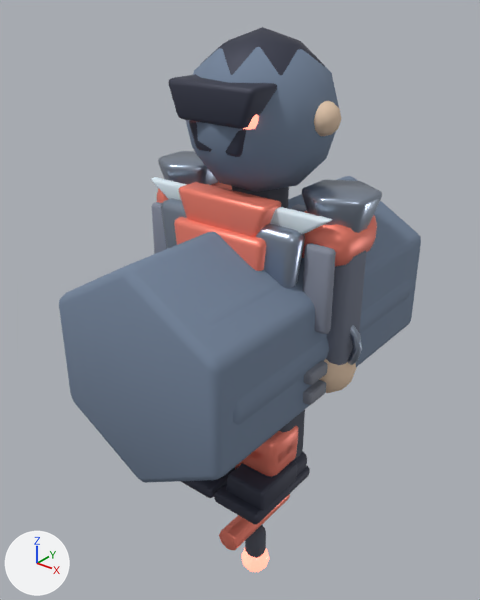
Before and after pictures for a commit that changed the glTF model public/assets/models/characters/assault.glb.
Before and after are seen from a 50 mm lens placed at (1.55, -2.07, 2.15), pointed at (-0.12, 0.03, 0.85). The lights are fixed; the arrows at lower left show +X, +Y and +Z. The older version comes first. Where no turn or scale is listed for an object, it has been applied to the vertices.

The older version as bpy lines, for what is in view:
```python
me_cube_253 = bpy.data.meshes.new('Cube.253')
me_cube_253.from_pydata(...)  # 56 vertices, 108 faces; spans x -0.06..0.06, y -0.023..0.023, z -0.17..0.17
me_cube_253.materials.append(mat_mat_assault_clothlight)  # grey #868c9c
me_helmetbrowmesh_007 = bpy.data.meshes.new('helmetBrowMesh.007')
me_helmetbrowmesh_007.from_pydata(...)  # 56 vertices, 108 faces; spans x -0.193..0.193, y -0.11..0.11, z 1.69..1.83
me_helmetbrowmesh_007.materials.append(mat_mat_assault_dark)  # greyish blue #3c3f50
me_icosphere_112 = bpy.data.meshes.new('Icosphere.112')
me_icosphere_112.from_pydata(...)  # an icosphere of 80 faces spanning x -0.285..0.285, y -0.3..0.3, z -0.3..0.3
me_icosphere_112.materials.append(mat_mat_lodproxy)  # greyish blue #76869e
ob_armpanel_r = bpy.data.objects.new('armPanel.R', me_cube_253)
ob_armpanel_r.location = (0.39, -0.16, 1.12)
ob_helmetbrow = bpy.data.objects.new('helmetBrow', me_helmetbrowmesh_007)
ob_helmetbrow.location = (0.0, -0.2, 0.0)
ob_lod2_proxy_head = bpy.data.objects.new('LOD2_PROXY_head', me_icosphere_112)
ob_lod2_proxy_head.location = (0.0, 0.0, 1.68)
# also in view: 'glove.R' at (0.38, -0.02, 0.72); 'allyShoulderTrim' at (0.0, -0.17, 1.36); 'shoulderCap.-1' at (-0.37, 0.0, 1.37); 'collarFront' at (0.0, -0.2, 1.31); 'arm.R' at (0.38, 0.0, 1.02)
```
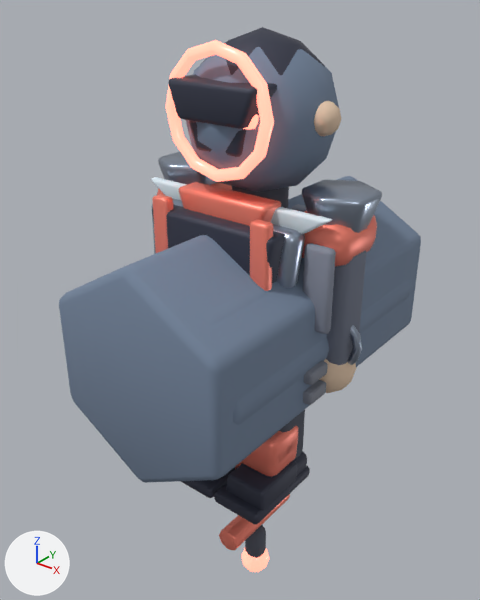
Changed parts and their boxes [x1, y1, x2, y2] in the pictures (480 x 600 px):
'assaultVisorRing', added: after [165, 40, 274, 182]
'assaultChestRig', added: after [152, 204, 285, 283]
'assaultHarnessR', added (red): after [250, 219, 273, 291]
'assaultHarness', added (red): after [152, 194, 173, 253]
'torsoFrontShell', unchanged, covered by the edit: before [174, 217, 266, 271]

The edits, one by one:
Mesh me_torus_036 is new.
It is a torus around y (ring radius 0.22, tube radius 0.023) spanning x -0.243..0.243, y -0.022..0.022, z -0.243..0.243.
It uses material mat_mat_assault_glow (red #ff8976, glowing red #ff8976).
Mesh me_cube_253_1 is new.
It has 56 vertices, 108 faces and spans x -0.04..0.04, y -0.025..0.025, z -0.31..0.31.
It uses material mat_mat_assault_accent (red #ff8976).
Mesh me_cube_252_1 is new.
It has 56 vertices, 108 faces and spans x -0.04..0.04, y -0.025..0.025, z -0.31..0.31.
It uses material mat_mat_assault_accent (red #ff8976).
Mesh me_assaultchestrigmesh is new.
It has 56 vertices, 108 faces and spans x -0.297..0.297, y -0.05..0.05, z 1.0..1.34.
It uses material mat_mat_assault_dark (greyish blue #3c3f50).
Object 'assaultVisorRing' (ob_assaultvisorring) is new; it shows me_torus_036.
Its location is (0.0, -0.26, 1.72).
Object 'assaultHarnessR' (ob_assaultharnessr) is new; it shows me_cube_253_1.
Its location is (0.24, -0.31, 1.08).
Object 'assaultHarness' (ob_assaultharness) is new; it shows me_cube_252_1.
Its location is (-0.24, -0.31, 1.08).
Object 'assaultChestRig' (ob_assaultchestrig) is new; it shows me_assaultchestrigmesh.
Its location is (0.0, -0.28, 0.0).
